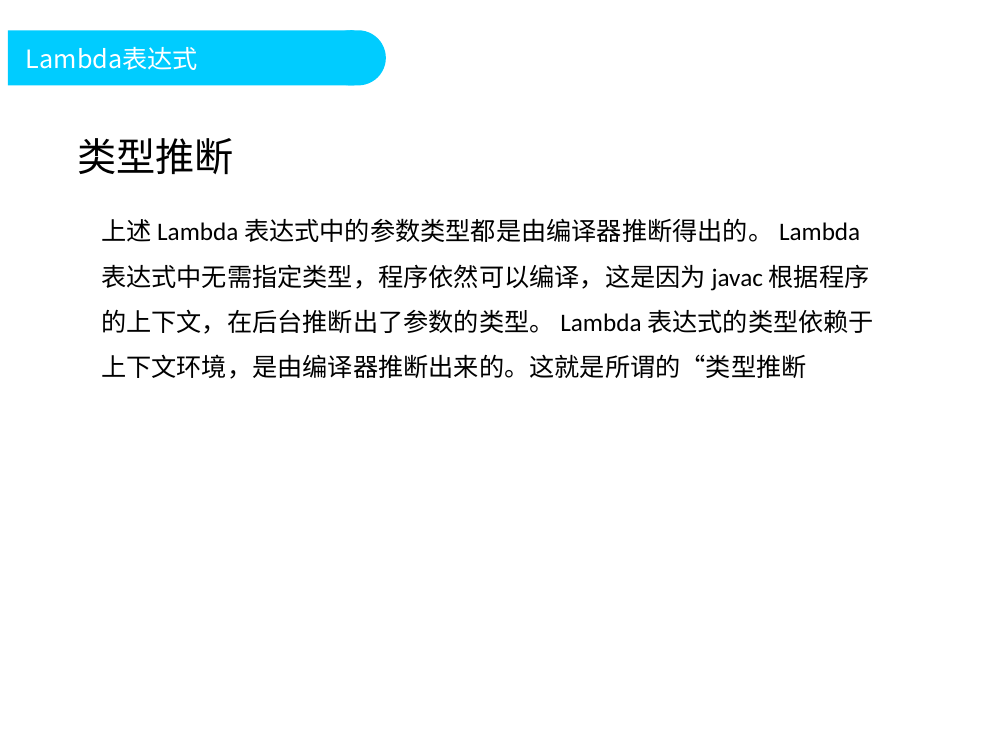
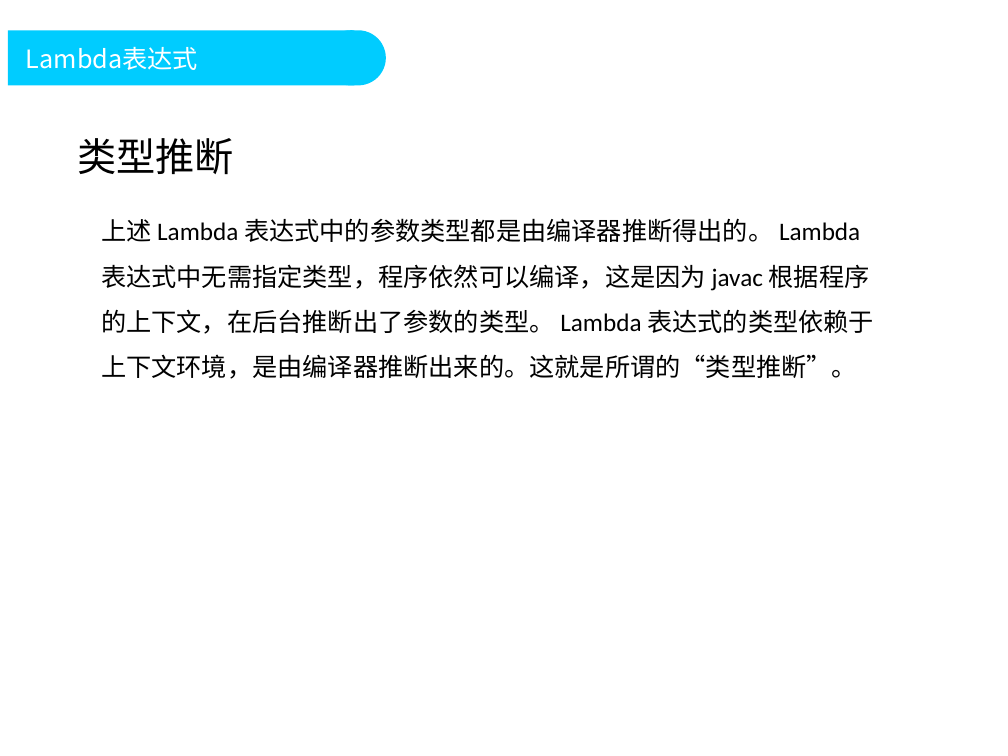
Before and after one commit to DoublePoint/MVC, a slide deck: slide 20 of 04相关插件/Java8/Java高级教程2.pptx. Drawn at 1008x756 pixels with LibreOffice and Linux fonts; fonts in the diff are those of the drawing; background and template pictures are left out. Boxes give left, top, right and bottom in pixels: in the first picture for what was removed or moved away, otherwise in the second. Text is boxed around its words. In the diff, an @@ line names an element or a change of style, - is before the commit and + after.

```diff
--- a/04相关插件/Java8/Java高级教程2.pptx
+++ b/04相关插件/Java8/Java高级教程2.pptx
@@ text at (101,218,874,379): text changed @@
-上述 Lambda 表达式中的参数类型都是由编译器推断得出的。 Lambda 表达式中无需指定类型，程序依然可以编译，这是因为 javac 根据程序的上下文，在后台推断出了参数的类型。 Lambda 表达式的类型依赖于上下文环境，是由编译器推断出来的。这就是所谓的“类型推断
+上述 Lambda 表达式中的参数类型都是由编译器推断得出的。 Lambda 表达式中无需指定类型，程序依然可以编译，这是因为 javac 根据程序的上下文，在后台推断出了参数的类型。 Lambda 表达式的类型依赖于上下文环境，是由编译器推断出来的。这就是所谓的“类型推断”。
```
Also in this commit, not shown: 5 other slides changed, 1 other file.
